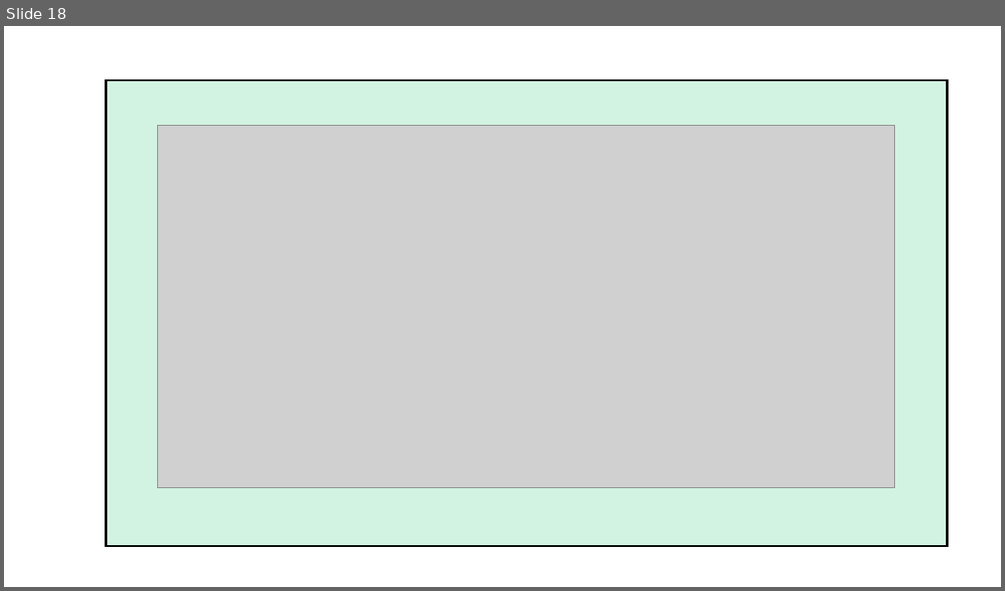
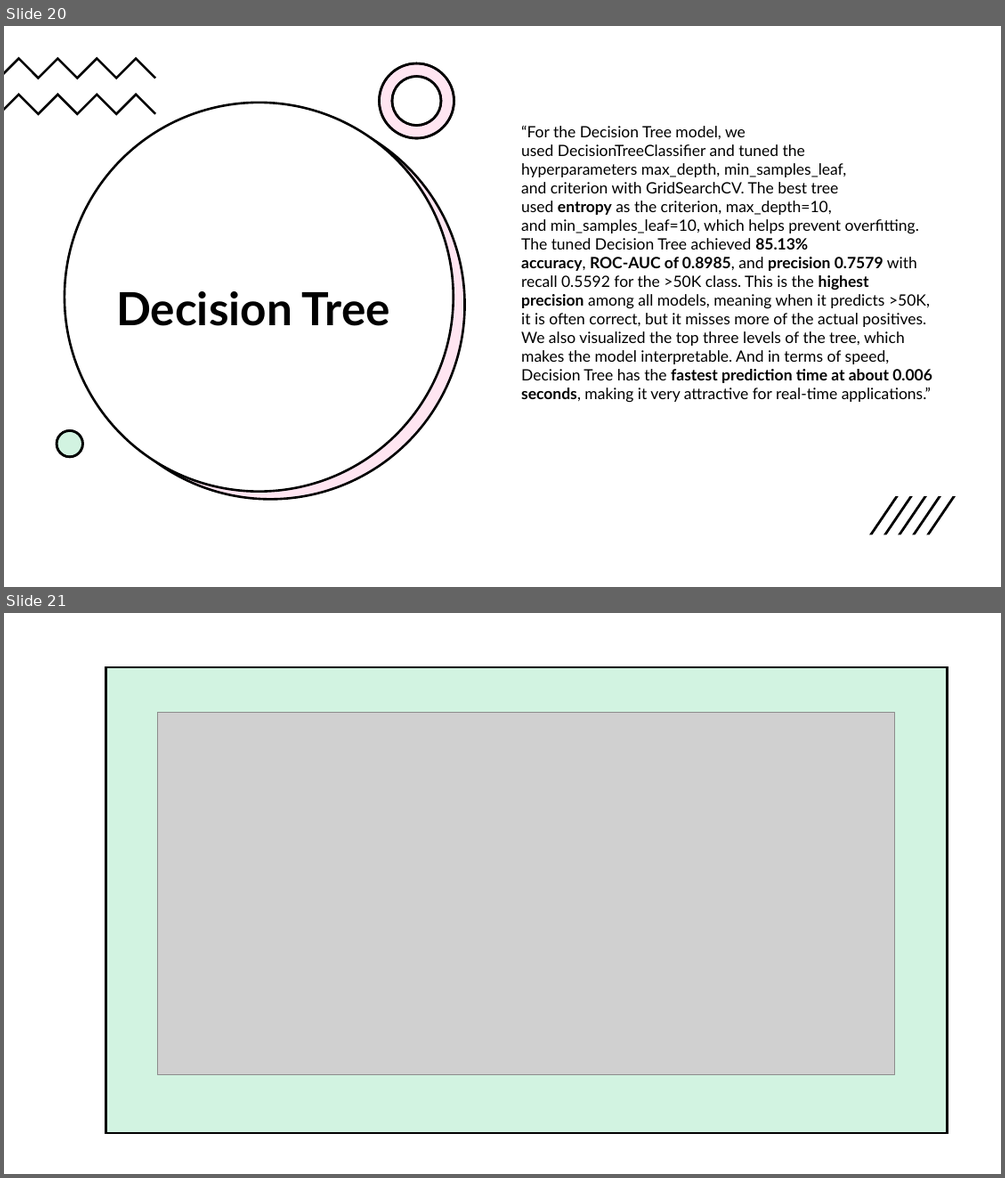
Before and after one commit to htoor2026/PROG2590, a slide deck: PROG2590_Group5_Presentation.pptx. Shown one above the other, each under a label of ours: slide 18 before the commit, slides 20 and 21 after it. The pictures are 1005x591 and 1005x1178 pixels, drawn with LibreOffice and Linux fonts; fonts in the diff are those of the drawing; grey boxes stand for pictures. Boxes give left, top, right and bottom in pixels: in the first picture for what was removed or moved away, otherwise in the second. Text is boxed around its words. In the diff, an @@ line names an element or a change of style, - is before the commit and + after.

```diff
--- a/PROG2590_Group5_Presentation.pptx
+++ b/PROG2590_Group5_Presentation.pptx
@@ slide 20 added at (4,26,1001,587), background #FFFFFF @@
@@ rectangle added at (4,26,1001,587), fill #FFFFFF @@
@@ freeform shape added at (4,56,156,79), fill #000000 @@
@@ freeform shape added at (380,63,454,138), fill #FFFFFF, outline #000000 2.25 pt @@
@@ freeform shape added at (380,63,454,138), fill #FF80BD at 20% opacity, outline #000000 2.25 pt @@
@@ freeform shape added at (4,93,156,115), fill #000000 @@
@@ ellipse added at (65,103,453,491), fill #FFFFFF, outline #000000 2.25 pt @@
@@ ellipse added at (76,111,465,499), fill #FF80BD at 20% opacity, outline #000000 2.25 pt @@
@@ ellipse added at (77,111,465,500), fill #FFFFFF @@
@@ text added at (521,125,932,402), 15 pt, text #000000 @@
+“For the Decision Tree model, we used DecisionTreeClassifier and tuned the hyperparameters max_depth, min_samples_leaf, and criterion with GridSearchCV. The best tree used entropy as the criterion, max_depth=10, and min_samples_leaf=10, which helps prevent overfitting.
+The tuned Decision Tree achieved 85.13% accuracy, ROC‑AUC of 0.8985, and precision 0.7579 with recall 0.5592 for the >50K class. This is the highest precision among all models, meaning when it predicts >50K, it is often correct, but it misses more of the actual positives.
+We also visualized the top three levels of the tree, which makes the model interpretable. And in terms of speed, Decision Tree has the fastest prediction time at about 0.006 seconds, making it very attractive for real‑time applications.”
@@ title added at (116,291,390,326), 44 pt, text #000000, bold @@
+Decision Tree
@@ ellipse added at (57,431,82,457), fill #FFFFFF, outline #000000 2.25 pt @@
@@ ellipse added at (57,431,82,457), fill #21C46B at 20% opacity, outline #000000 2.25 pt @@
@@ group added at (869,496,956,534): 5 freeform shapes @@
@@ what was slide 18 is now slide 21 @@
```
Also in this commit, not shown: 9 slides changed, 8 other slides added, 4 slides removed, 17 other files.
